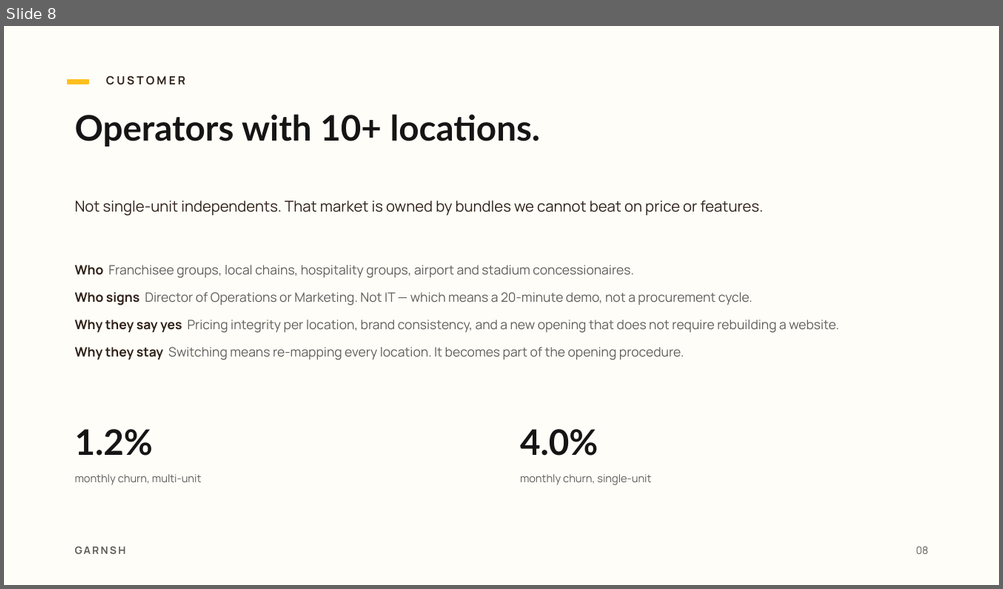
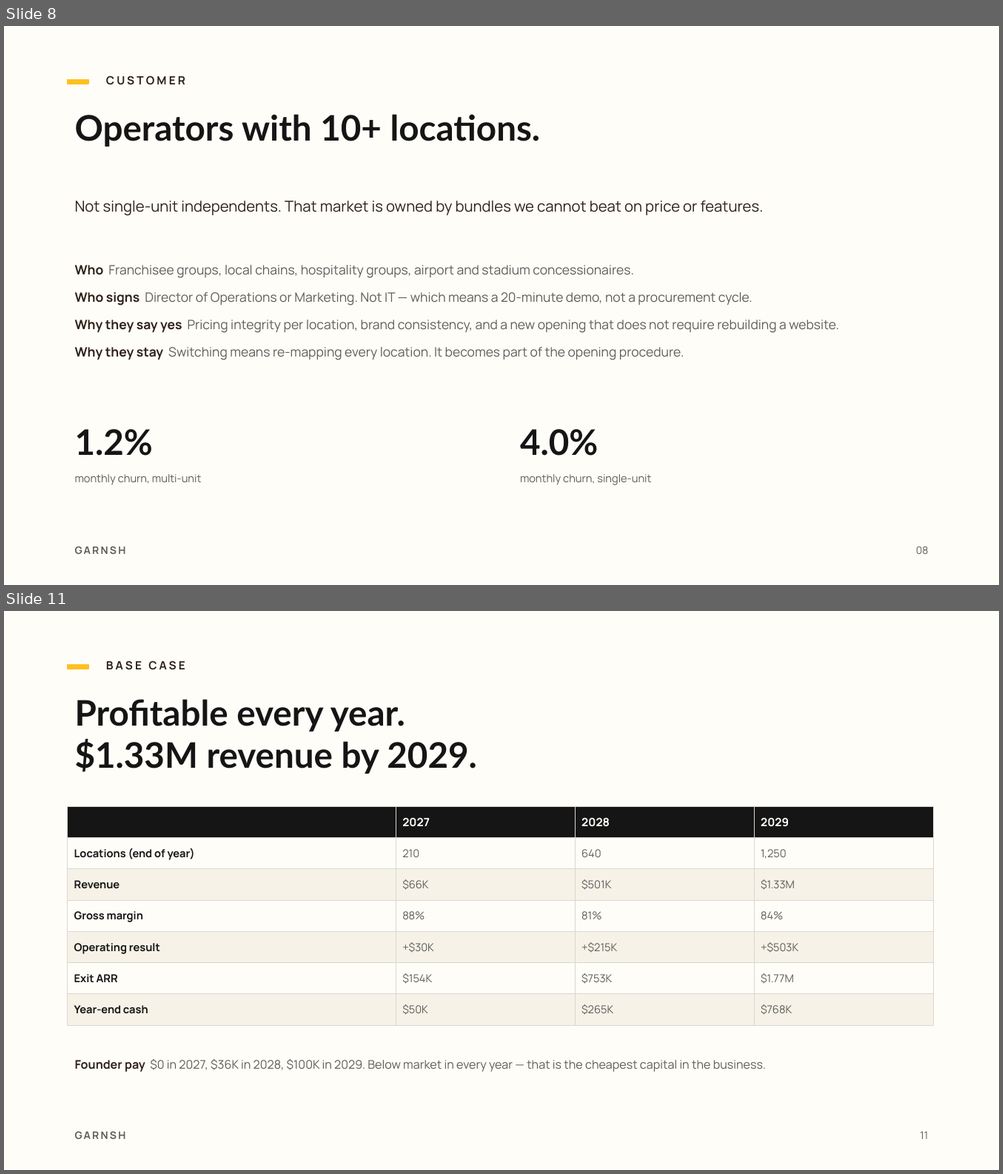
Before and after one commit to Kofiacheampong/trading, a slide deck: projects/garnsh-deck/garnsh-pitch-deck.pptx. Shown one above the other, each under a label of ours: slide 8 before the commit, slides 8 and 11 after it; the slides between them are not shown. The pictures are 1003x589 and 1003x1174 pixels, drawn with LibreOffice and Linux fonts; fonts in the diff are those of the drawing. Boxes give left, top, right and bottom in pixels: in the first picture for what was removed or moved away, otherwise in the second. Text is boxed around its words. In the diff, an @@ line names an element or a change of style, - is before the commit and + after.

```diff
--- a/projects/garnsh-deck/garnsh-pitch-deck.pptx
+++ b/projects/garnsh-deck/garnsh-pitch-deck.pptx
@@ slide 11 added at <box>4,611,999,1170</box>, background #FFFDF8 @@
@@ rectangle added at <box>68,665,88,669</box>, fill #FFBF1F, outline #FFBF1F 1 pt @@
@@ text added at <box>106,661,185,670</box>, 11 pt, text #2E2118, bold @@
+BASE CASE
@@ text added at <box>75,699,476,774</box>, 34 pt, text #151515, bold @@
+Profitable every year.
+$1.33M revenue by 2029.
@@ table added at <box>68,806,933,1018</box>, 7 rows, 4 columns @@
+ | 2027 | 2028 | 2029
+Locations (end of year) | 210 | 640 | 1,250
+Revenue | $66K | $501K | $1.33M
+Gross margin | 88% | 81% | 84%
+Operating result | +$30K | +$215K | +$503K
+Exit ARR | $154K | $753K | $1.77M
+Year-end cash | $50K | $265K | $768K
@@ text added at <box>75,1059,765,1072</box>, 11.5 pt, text #5E5E5A @@
+▪ Founder pay $0 in 2027, $36K in 2028, $100K in 2029. Below market in every year — that is the cheapest capital in the business.
@@ text added at <box>75,1131,126,1139</box>, 10 pt, text #5E5E5A, bold @@
+GARNSH
@@ text added at <box>919,1132,928,1139</box>, 10 pt, text #5E5E5A @@
+11
```
Also in this commit, not shown: 7 slides changed, 3 other slides added, 1 slide removed, 29 other files.
